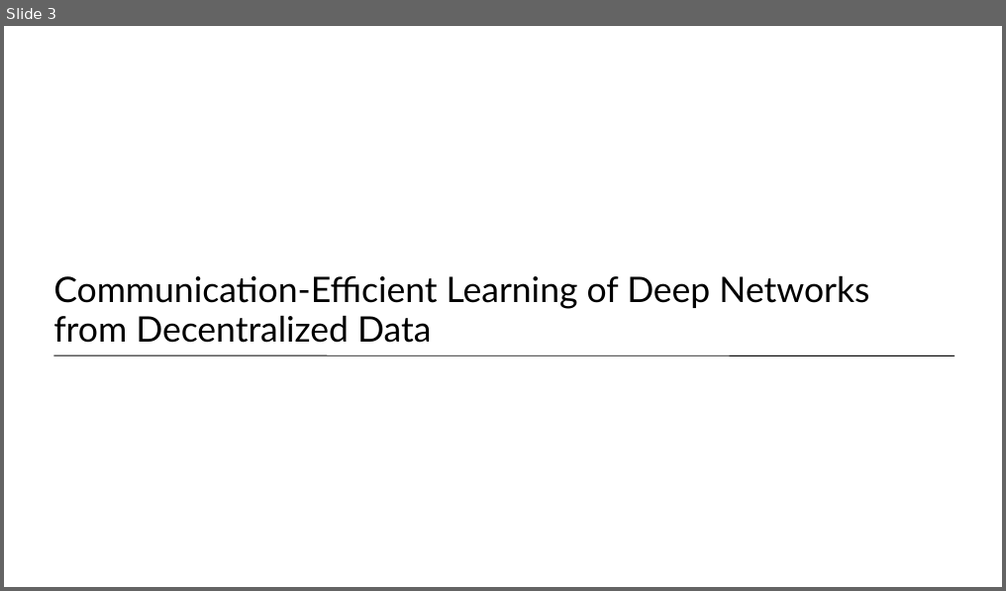
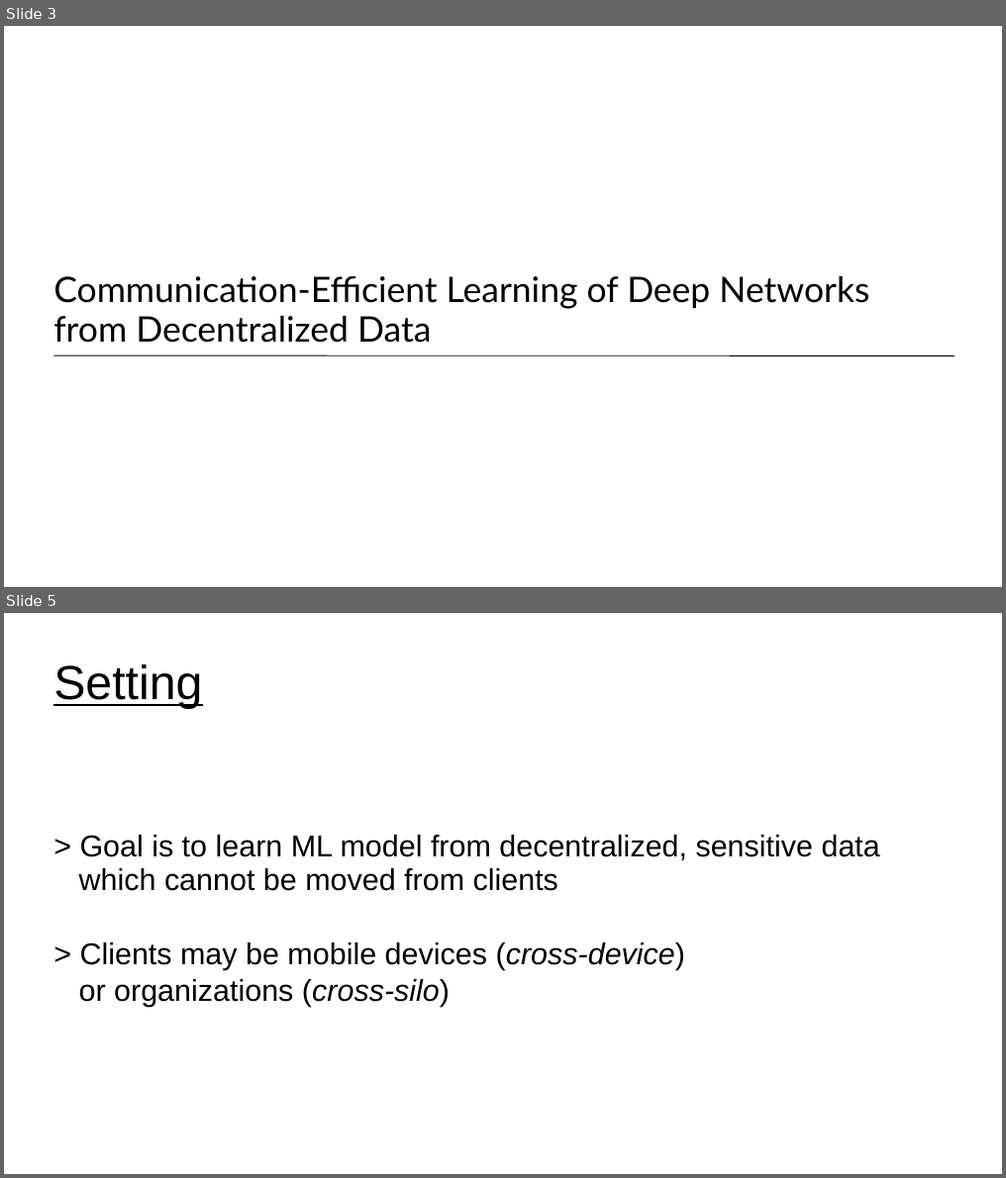
Before and after one commit to UVADS/distributed_computing, a slide deck: 07_distributed_model_training/federated_learning.ppt. Shown one above the other, each under a label of ours: slide 3 before the commit, slides 3 and 5 after it; the slides between them are not shown. The pictures are 1006x591 and 1006x1178 pixels, drawn with LibreOffice and Linux fonts; fonts in the diff are those of the drawing. Boxes give left, top, right and bottom in pixels: in the first picture for what was removed or moved away, otherwise in the second. Text is boxed around its words. In the diff, an @@ line names an element or a change of style, - is before the commit and + after.

Commit message:
added deck on federated learning

```diff
--- a/07_distributed_model_training/federated_learning.ppt
+++ b/07_distributed_model_training/federated_learning.ppt
@@ slide 5 added at box(4, 613, 1002, 1174), background #FFFFFF @@
@@ title added at box(54, 664, 202, 709), 38 pt, text #000000, underline @@
+Setting
@@ subtitle added at box(79, 835, 880, 1007), 24 pt, text #000000 @@
+> Goal is to learn ML model from decentralized, sensitive data
+which cannot be moved from clients
+> Clients may be mobile devices (cross-device)
+or organizations (cross-silo)
```
Also in this commit, not shown: 2 slides changed, 6 other slides added, 3 slides removed.
